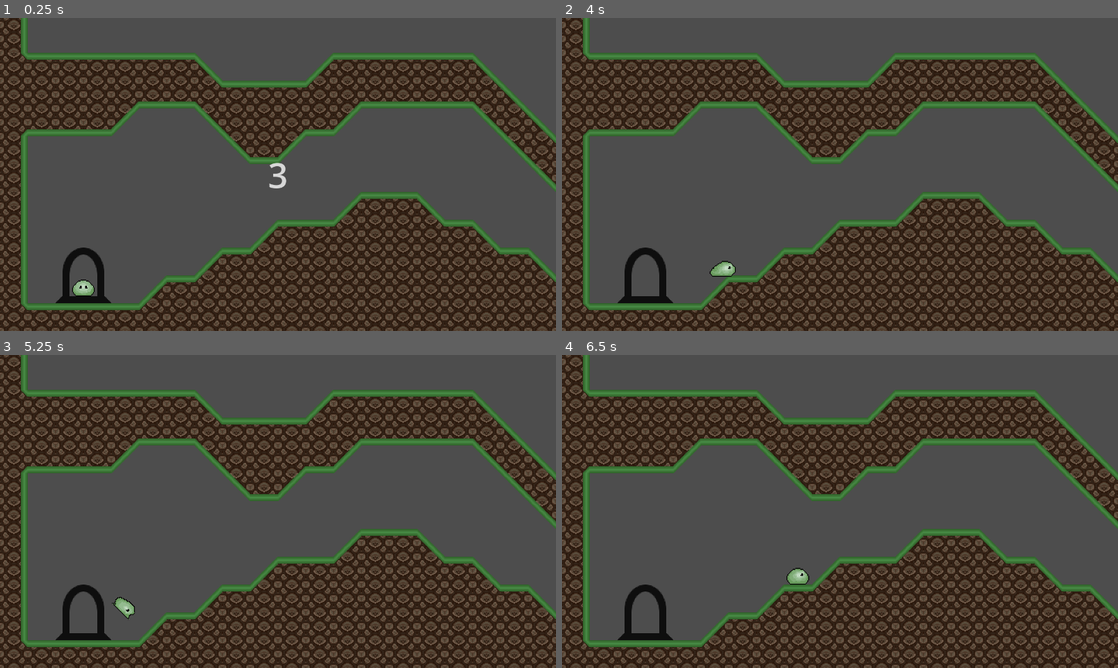
Above: before the commit, frames 1-4 (two rows, left to right).
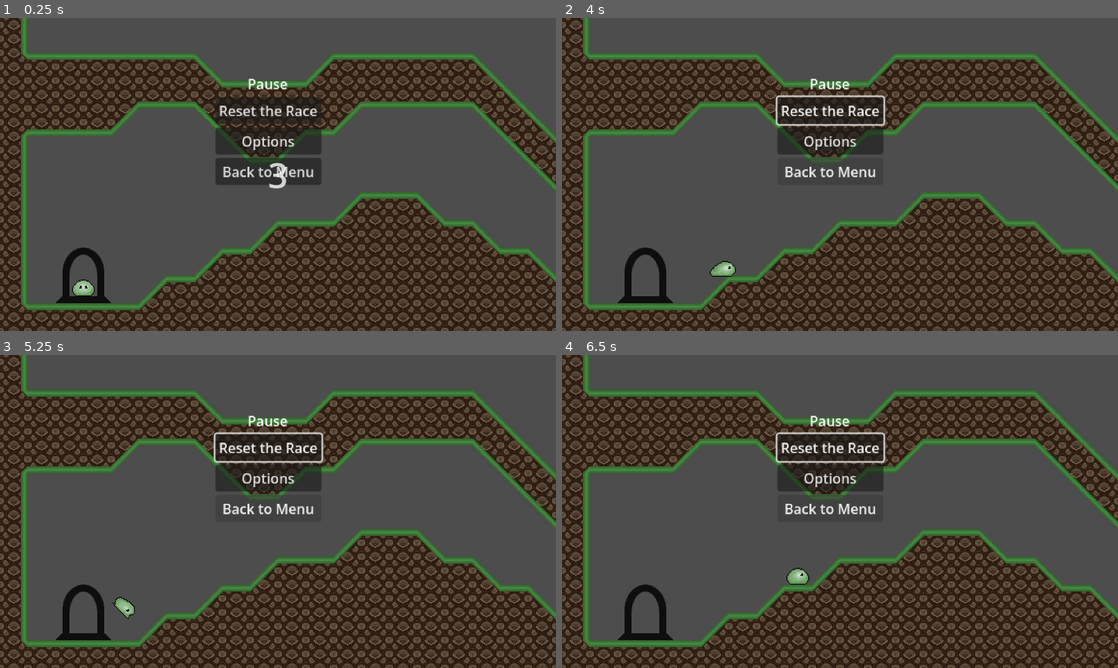
Above: after the commit, the same moments.

Repository: smalojean/Projet_manathan
Game: Godot game, scene res://scenes/levels/Level_I.tscn
The game is run twice, just before and just after one commit, with the same random seed, the same clock (stepped at 60 frames per second) and the same inputs. This scene is started directly instead of the project's main scene.
Inputs (mouse positions are in pixels of both pictures, inside the frame that each line leads up to):
- Up to frame 1 (0.25 s): no input
- Up to frame 2 (4 s): click (828, 111) at 0.5 s, where only the run after the commit has a clickable "Reset the Race"; click (828, 140) at 1.25 s, where only the run after the commit has a clickable "Options"; click (828, 171) at 2 s, where only the run after the commit has a clickable "Back to Menu"; hold S (Button 10, bound only after the commit) 2.78-3.53 s; hold Right (ui_right) from 2.78 s (still down); tap Up (ui_up) at 3.02, 3.77 s; tap A (Button 9, bound only after the commit) at 3.05, 3.6 s; tap Backspace (Button 4, bound only after the commit) at 3.8 s
- Up to frame 3 (5.25 s): release Right (ui_right) at 4.28 s; hold Left (ui_left) 4.28-5.03 s; hold S (Button 10, bound only after the commit) 4.28-5.03 s; tap Backspace (Button 4, bound only after the commit) at 4.35 s; hold Right (ui_right) from 5.03 s (still down); tap X (Button 0) at 5.1 s
- Up to frame 4 (6.5 s): keep holding Right (ui_right); tap Up (ui_up) at 5.27, 6.02 s; tap A (Button 9, bound only after the commit) at 5.3 s; hold S (Button 10, bound only after the commit) from 5.78 s (still down); tap Backspace (Button 4, bound only after the commit) at 6.05 s

The runs differ from the first frame. In frame 1, 3.7% of the frame differs, in the area x 38-58%, y 19-54%; in frame 2, 3.0%; in frame 3, 3.0%; in frame 4, 3.0%.

Commit message:
Ajout du menu pause et intégration des fonctionnalités de réinitialisation dans le gameplay

Diff:
--- a/project.godot
+++ b/project.godot
@@ -41,11 +41,25 @@
 "Button 9"={
 "deadzone": 0.2,
 "events": [Object(InputEventJoypadButton,"resource_local_to_scene":false,"resource_name":"","device":-1,"button_index":9,"pressure":0.0,"pressed":true,"script":null)
+, Object(InputEventKey,"resource_local_to_scene":false,"resource_name":"","device":-1,"window_id":0,"alt_pressed":false,"shift_pressed":false,"ctrl_pressed":false,"meta_pressed":false,"pressed":false,"keycode":0,"physical_keycode":65,"key_label":0,"unicode":97,"location":0,"echo":false,"script":null)
 ]
 }
 "Button 10"={
 "deadzone": 0.2,
 "events": [Object(InputEventJoypadButton,"resource_local_to_scene":false,"resource_name":"","device":-1,"button_index":10,"pressure":0.0,"pressed":true,"script":null)
+, Object(InputEventKey,"resource_local_to_scene":false,"resource_name":"","device":-1,"window_id":0,"alt_pressed":false,"shift_pressed":false,"ctrl_pressed":false,"meta_pressed":false,"pressed":false,"keycode":0,"physical_keycode":83,"key_label":0,"unicode":115,"location":0,"echo":false,"script":null)
+]
+}
+"Button 4"={
+"deadzone": 0.2,
+"events": [Object(InputEventJoypadButton,"resource_local_to_scene":false,"resource_name":"","device":-1,"button_index":4,"pressure":0.0,"pressed":true,"script":null)
+, Object(InputEventKey,"resource_local_to_scene":false,"resource_name":"","device":-1,"window_id":0,"alt_pressed":false,"shift_pressed":false,"ctrl_pressed":false,"meta_pressed":false,"pressed":false,"keycode":0,"physical_keycode":4194308,"key_label":0,"unicode":0,"location":0,"echo":false,"script":null)
+]
+}
+"Button 6"={
+"deadzone": 0.2,
+"events": [Object(InputEventJoypadButton,"resource_local_to_scene":false,"resource_name":"","device":-1,"button_index":6,"pressure":0.0,"pressed":true,"script":null)
+, Object(InputEventKey,"resource_local_to_scene":false,"resource_name":"","device":-1,"window_id":0,"alt_pressed":false,"shift_pressed":false,"ctrl_pressed":false,"meta_pressed":false,"pressed":false,"keycode":0,"physical_keycode":4194309,"key_label":0,"unicode":0,"location":0,"echo":false,"script":null)
 ]
 }
 
--- a/scenes/levels/Level_I.tscn
+++ b/scenes/levels/Level_I.tscn
@@ -9,6 +9,7 @@
 [ext_resource type="PackedScene" uid="uid://tjmk14r4egsq" path="res://scenes/player.tscn" id="7_71vaj"]
 [ext_resource type="PackedScene" uid="uid://cdycfcaewvcl2" path="res://scenes/raceComponents/finish_line.tscn" id="8_gy04j"]
 [ext_resource type="PackedScene" uid="uid://b326jxrj635c0" path="res://scenes/raceComponents/checkpoint.tscn" id="9_kn31w"]
+[ext_resource type="PackedScene" uid="uid://bc0ducpa8fpfv" path="res://scenes/menus/pause_menu.tscn" id="10_1k704"]
 
 [sub_resource type="TileSetAtlasSource" id="TileSetAtlasSource_vvfd6"]
 texture = ExtResource("1_alrww")
@@ -937,7 +938,7 @@
 sources/1 = SubResource("TileSetAtlasSource_61wbf")
 sources/2 = SubResource("TileSetAtlasSource_elm2s")
 
-[node name="Tutorial" type="Node2D" unique_id=1455053399]
+[node name="Level_I" type="Node2D" unique_id=1455053399]
 metadata/_edit_horizontal_guides_ = [135.0]
 metadata/_edit_vertical_guides_ = [32.0]
 
@@ -1005,6 +1006,12 @@
 position = Vector2(-16, -8)
 polygon = PackedVector2Array(0, 0, 0, 32, 64, 32, 96, 0, 64, 0, 64, -32, 32, 0)
 
+[node name="PauseMenu" parent="." unique_id=686060266 instance=ExtResource("10_1k704")]
+offset_left = 248.0
+offset_top = 728.0
+offset_right = 248.0
+offset_bottom = 728.0
+
 [connection signal="body_entered" from="SecretRevealAreas/SecretRevealArea" to="SecretRevealAreas/SecretRevealArea" method="_on_body_entered"]
 [connection signal="body_exited" from="SecretRevealAreas/SecretRevealArea" to="SecretRevealAreas/SecretRevealArea" method="_on_body_exited"]
 [connection signal="body_entered" from="SecretRevealAreas/SecretRevealArea2" to="SecretRevealAreas/SecretRevealArea2" method="_on_body_entered"]
--- /dev/null
+++ b/scenes/menus/pause_menu.tscn
@@ -0,0 +1,39 @@
+[gd_scene format=3 uid="uid://bc0ducpa8fpfv"]
+
+[ext_resource type="Script" uid="uid://b1bnxb1fnuswn" path="res://scripts/Menus/PauseMenu.gd" id="1_fwndu"]
+
+[node name="PauseMenu" type="Control" unique_id=686060266]
+layout_mode = 3
+anchors_preset = 0
+script = ExtResource("1_fwndu")
+
+[node name="MenuContainer" type="Control" parent="." unique_id=1956043986]
+anchors_preset = 0
+offset_right = 40.0
+offset_bottom = 40.0
+
+[node name="CenterContainer" type="CenterContainer" parent="." unique_id=1974117886]
+layout_mode = 0
+offset_right = 40.0
+offset_bottom = 40.0
+
+[node name="VBoxContainer" type="VBoxContainer" parent="CenterContainer" unique_id=1471073640]
+layout_mode = 2
+
+[node name="Label" type="Label" parent="CenterContainer/VBoxContainer" unique_id=1600793921]
+layout_mode = 2
+text = "Pause"
+horizontal_alignment = 1
+vertical_alignment = 1
+
+[node name="ResetRace" type="Button" parent="CenterContainer/VBoxContainer" unique_id=2002396935]
+layout_mode = 2
+text = "Reset the Race"
+
+[node name="Options" type="Button" parent="CenterContainer/VBoxContainer" unique_id=1329365928]
+layout_mode = 2
+text = "Options"
+
+[node name="BackToMenu" type="Button" parent="CenterContainer/VBoxContainer" unique_id=1041044011]
+layout_mode = 2
+text = "Back to Menu"
--- a/scripts/Menus/MainMenu.gd
+++ b/scripts/Menus/MainMenu.gd
@@ -16,7 +16,8 @@
 	get_tree().change_scene_to_file("uid://d2yklxp1pbh4c")
 
 func _on_speed_run_pressed():
-	print("SpeedRun pressed")
+	RaceManager.reset()
+	get_tree().change_scene_to_file("uid://bfulpt4nbclfh")
 
 func _on_campaign_pressed():
 	print("Campaign pressed")
--- /dev/null
+++ b/scripts/Menus/PauseMenu.gd
@@ -0,0 +1,27 @@
+extends Control
+class_name PauseMenu
+
+var is_paused: bool = false
+
+@onready var menu_container: Control = $MenuContainer
+
+func _ready() -> void:
+	print("PauseMenu READY")
+
+	menu_container.visible = false
+	process_mode = Node.PROCESS_MODE_ALWAYS
+
+	set_anchors_preset(Control.PRESET_FULL_RECT)
+
+func _process(_delta: float) -> void:
+	if Input.is_action_just_pressed("Button 6"):
+		print("Button 6")
+		toggle_pause()
+
+func toggle_pause() -> void:
+	is_paused = !is_paused
+
+	menu_container.visible = is_paused
+	get_tree().paused = is_paused
+
+	Input.mouse_mode = Input.MOUSE_MODE_VISIBLE if is_paused else Input.MOUSE_MODE_CAPTURED
--- a/scripts/general/FinishLine.gd
+++ b/scripts/general/FinishLine.gd
@@ -62,7 +62,7 @@
 
 	title.text = "NIVEAU TERMINÉ!"
 	time_label.text = "Temps : " + time_str
-	restart_label.text = "Appuie sur Entrée pour recommencer"
+	restart_label.text = "Appuie sur Backspace ou Select pour recommencer"
 
 	title.horizontal_alignment = HORIZONTAL_ALIGNMENT_CENTER
 	time_label.horizontal_alignment = HORIZONTAL_ALIGNMENT_CENTER
@@ -81,14 +81,20 @@
 	panel.set_anchors_preset(Control.PRESET_CENTER)
 
 	await _wait_for_restart()
-	RaceManager.reset()
+
+	if not is_inside_tree():
+		return
+
 	overlay.queue_free()
 	get_tree().reload_current_scene()
 
 func _wait_for_restart() -> void:
-	while true:
-		await get_tree().process_frame
-		if Input.is_action_just_pressed("ui_accept"):
+	var tree := get_tree()
+
+	while is_inside_tree():
+		await tree.process_frame
+
+		if Input.is_action_just_pressed("Button 4"):
 			return
 
 func reset_timer() -> void:
--- a/scripts/player/InputComponent.gd
+++ b/scripts/player/InputComponent.gd
@@ -1,9 +1,12 @@
 extends Node
 class_name InputComponent
+
+signal reset_requested
 
 @export var reset_hold_time: float = 1.5
 
 var _reset_timer: float = 0.0
+var _reset_triggered: bool = false
 
 # --- mouvement
 func get_direction() -> Vector2:
@@ -25,13 +28,18 @@
 func is_jump_held() -> bool:
 	return Input.is_action_pressed("Button 0")
 
+func is_start_pressed() -> bool:
+	return Input.is_action_just_pressed("Button 6")
+
+
 # --- reset
 func _process(delta: float) -> void:
 	if Input.is_action_pressed("Button 9") and Input.is_action_pressed("Button 10"):
 		_reset_timer += delta
-		if _reset_timer >= reset_hold_time:
-			_reset_timer = 0.0
-			RaceManager.reset()
-			get_tree().reload_current_scene()
+
+		if _reset_timer >= reset_hold_time and not _reset_triggered:
+			_reset_triggered = true
+			reset_requested.emit()
 	else:
 		_reset_timer = 0.0
+		_reset_triggered = false
--- a/scripts/player/Player.gd
+++ b/scripts/player/Player.gd
@@ -19,6 +19,7 @@
 	anim.setup(animated_sprite)
 	death.setup(self, anim, race)
 	movement.setup(input_component)
+	$InputComponent.reset_requested.connect(_on_reset_requested)
 
 func _physics_process(delta: float) -> void:
 	if is_dead or is_finished:
@@ -38,6 +39,9 @@
 func set_checkpoint(checkpoint: Checkpoint) -> void:
 	race.set_checkpoint(checkpoint)
 
+func _on_reset_requested() -> void:
+	die()
+
 func die() -> void:
 	death.die()
 
--- a/scripts/player/PlayerAnimation.gd
+++ b/scripts/player/PlayerAnimation.gd
@@ -8,7 +8,8 @@
 	FALL,
 	LAND,
 	WALL_SLIDE,
-	DASH
+	DASH,
+	DIE
 }
 
 var sprite: AnimatedSprite2D
@@ -54,6 +55,9 @@
 		State.DASH:
 			sprite.play("dash")
 
+		State.DIE:
+			sprite.play("death")
+
 
 func _lock_until_finished() -> void:
 	is_locked = true
--- a/scripts/player/PlayerDeath.gd
+++ b/scripts/player/PlayerDeath.gd
@@ -13,22 +13,26 @@
 func die() -> void:
 	if body.is_dead:
 		return
+
 	body.is_dead = true
-	animation.last_animation = "death"
+	animation.is_locked = true
+	animation.state = PlayerAnimation.State.DIE
 	body.animated_sprite.play("death")
+
 	await body.get_tree().create_timer(1).timeout
+
 	_respawn()
+
 	body.is_finished = false
-	animation.last_animation = ""
+	animation.is_locked = false
 	body.is_dead = false
-	animation.play("idle")
+	animation.set_state(PlayerAnimation.State.IDLE)
 
 func _respawn() -> void:
-	var checkpoint = race.last_checkpoint
-	if checkpoint:
-		body.global_position = checkpoint.get_spawn_position()
-	else:
-		var spawner = body.get_tree().get_first_node_in_group("spawner")
-		if spawner:
-			body.global_position = spawner.global_position + Vector2(0, -13)
-		race.reset()
+	var spawner = body.get_tree().get_first_node_in_group("spawner")
+
+	if spawner:
+		body.global_position = spawner.global_position + Vector2(0, -13)
+
+	race.reset()
+	get_tree().reload_current_scene()
Not shown, added: scripts/Menus/PauseMenu.gd.uid
